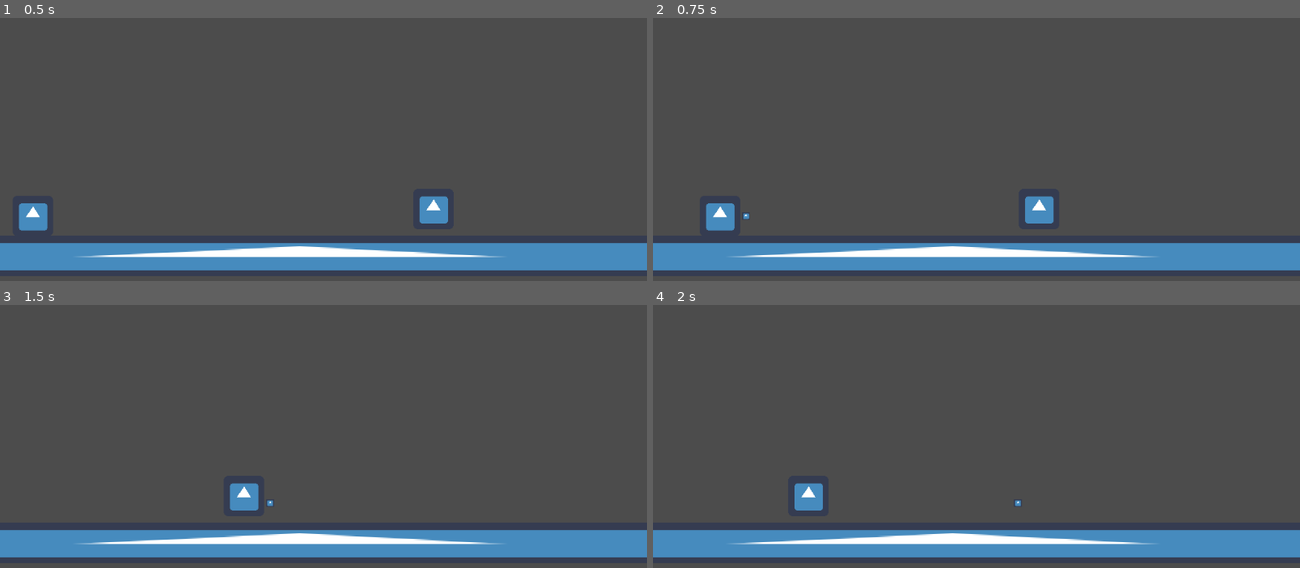
Above: before the commit, frames 1-4 (two rows, left to right).
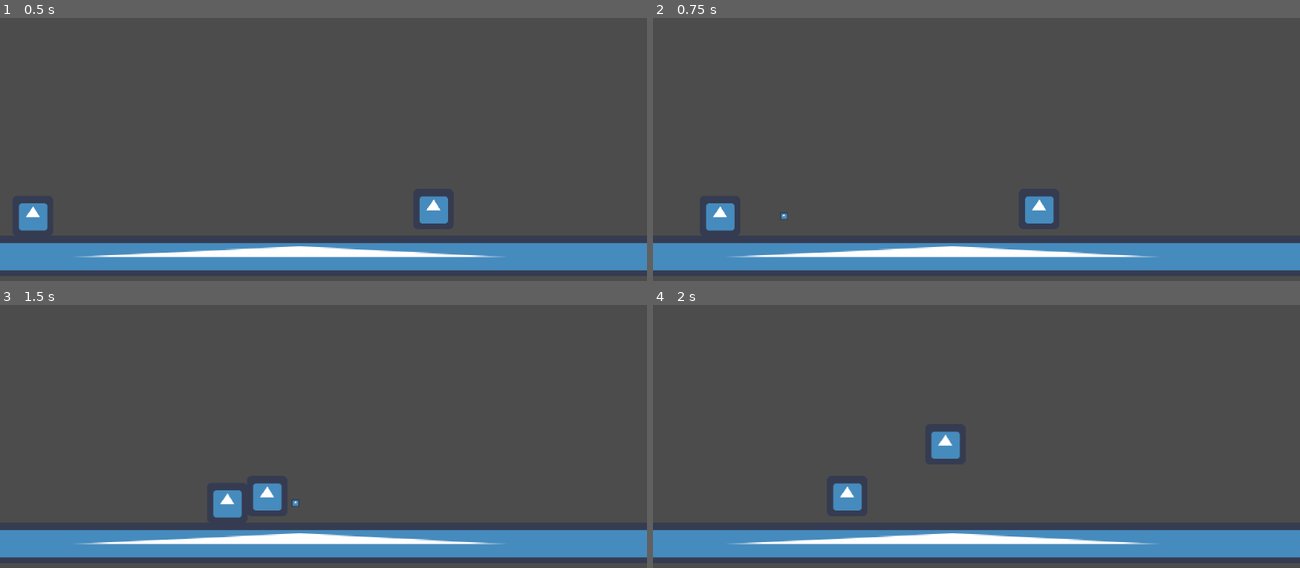
Above: after the commit, the same moments.

Repository: Haerezis/gmtk-gamejam-2022
Game: Godot game, scene res://entities/test_stuff/TestWorld.tscn
Same seed, same stepped clock (60 frames per second), same inputs: the game is played once before the commit and once after it. This scene is started directly instead of the project's main scene. The engine's default icon, where the game draws it, is replaced by a stand-in: a white triangle on a blue panel in a dark square.
Inputs:
- Up to frame 1 (0.5 s): no input
- Up to frame 2 (0.75 s): hold D (right) from 0.53 s (still down); hold J (shoot) from 0.53 s (still down)
- Up to frame 3 (1.5 s): keep holding D (right); tap Space (jump) at 0.77 s; release J (shoot) at 1.28 s; tap J (shoot) at 1.35 s
- Up to frame 4 (2 s): keep holding D (right); tap Space (jump) at 1.52 s

Frame 1 is identical in both runs. In frame 2, less than 0.1% of the frame differs, in the area x 13-21%, y 74-77%; in frame 3, 1.0%; in frame 4, 1.4%, in the area x 21-57%, y 48-79%.

Commit message:
hitbox signal fix

Diff:
--- a/entities/Bullet/Bullet.gd
+++ b/entities/Bullet/Bullet.gd
@@ -1,11 +1,11 @@
 extends KinematicBody2D
 
-var maxDistance = 200
+var maxDistance = 350
 var distance : int
 
 func _physics_process(delta):
-	position.x += 5
-	distance += 5
+	position.x += 10
+	distance += 10
 
 	if distance > maxDistance:
 		queue_free()
--- a/entities/Ennemy/prototype/Prototype.gd
+++ b/entities/Ennemy/prototype/Prototype.gd
@@ -7,7 +7,8 @@
 func _ready():
 	$Hurtbox.connect("damage", self, "get_hit")
 
-	$Timer.connect("timeout", self, "switchState")
+	$DirectionTimer.connect("timeout", self, "switchState")
+	$IFrame.connect("timeout", self, "breakInvincible")
 
 func _process(delta):
 	move_and_slide(Vector2(5 * direction, 0) / delta)
@@ -15,10 +16,18 @@
 func switchState():
 	direction = direction * -1
 	print("switch")
-	$Timer.start()
+	$DirectionTimer.start()
 
-func get_hit():
-	print("oof" + String(hp))
+var invincible = false
 
-	if not hp > 0:
-		queue_free()
+func get_hit(damage):
+	if not invincible:
+		hp -= damage
+
+		print("oof" + String(hp))
+
+		if not hp > 0:
+			queue_free()
+
+func breakInvincible():
+	invincible = false
--- a/entities/Ennemy/prototype/Prototype.tscn
+++ b/entities/Ennemy/prototype/Prototype.tscn
@@ -29,7 +29,7 @@
 [node name="CollisionShape2D" parent="Hurtbox" index="0"]
 shape = SubResource( 2 )
 
-[node name="Timer" type="Timer" parent="."]
+[node name="DirectionTimer" type="Timer" parent="."]
 wait_time = 2.0
 autostart = true
 
@@ -39,5 +39,7 @@
 [node name="CollisionShape2D" parent="Hitbox" index="0"]
 shape = SubResource( 3 )
 
+[node name="IFrame" type="Timer" parent="."]
+
 [editable path="Hurtbox"]
 [editable path="Hitbox"]
--- a/entities/Hurtbox/Hurtbox.gd
+++ b/entities/Hurtbox/Hurtbox.gd
@@ -5,11 +5,14 @@
 var invincible = false
 
 func hit(damage):
-	if not invincible:
-		invincible = true
-		$Timer.start()
-		get_parent().hp -= damage
-		emit_signal("damage")
+	emit_signal("damage", damage)
 
-func _on_Timer_timeout():
-	invincible = false
+#func hit(damage):
+#	if not invincible:
+#		invincible = true
+#		$Timer.start()
+#		get_parent().hp -= damage
+#		emit_signal("damage")
+#
+#func _on_Timer_timeout():
+#	invincible = false
--- a/entities/Hurtbox/Hurtbox.tscn
+++ b/entities/Hurtbox/Hurtbox.tscn
@@ -1,7 +1,6 @@
 [gd_scene load_steps=2 format=2]
 
 [ext_resource path="res://entities/Hurtbox/Hurtbox.gd" type="Script" id=1]
-
 
 [node name="Hurtbox" type="Area2D"]
 collision_layer = 0
--- a/entities/Player/player.gd
+++ b/entities/Player/player.gd
@@ -1,6 +1,6 @@
 extends KinematicBody2D
 
-var hp = 5
+
 
 var velocity = Vector2.ZERO
 export var accel = 40 * 60
@@ -56,9 +56,16 @@
 	else:
 		firstly = true
 
+var hp = 10
+var invincible = false
 
-func get_hit():
-	print("oof" + String(hp))
+func get_hit(damage):
+	if not invincible:
+		invincible = true
 
-	if not hp > 0:
-		queue_free()
+		hp -= damage
+
+		print("oof" + String(hp))
+
+		if not hp > 0:
+			queue_free()
